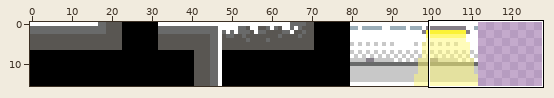
Sprite sheet: Sprites/pared_laboratorio.png. The picture above shows the old version from afar; the outline marks the close-up.
Close-up. As it was:
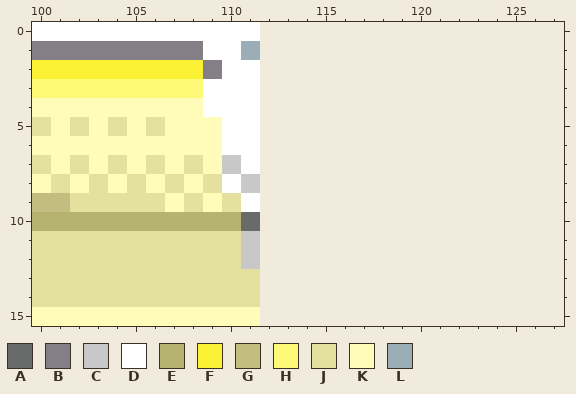
The file is 112x16 pixels. Shown: x 100..127, y 0..15. The old version is drawn lined up with the new one, on the new canvas.
Palette (. is transparent): A #696a6a  B #847e87  C #c8c8c8  D #ffffff  E #b6b371  F #fbf236  G #c3bd80  H #fff978  J #e4e19f  K #fffcba  L #9badb7
Pixels before, first column x 100:
 0 DDDDDDDDDDDD
 1 BBBBBBBBBDDL
 2 FFFFFFFFFBDD
 3 HHHHHHHHHDDD
 4 KKKKKKKKKDDD
 5 JKJKJKJKKKDD
 6 KKKKKKKKKKDD
 7 JKJKJKJKJKCD
 8 KJKJKJKJKJDC
 9 GGJJJJJKJKJD
10 EEEEEEEEEEEA
11 JJJJJJJJJJJC
12 JJJJJJJJJJJC
13 JJJJJJJJJJJJ
14 JJJJJJJJJJJJ
15 KKKKKKKKKKKK
After:
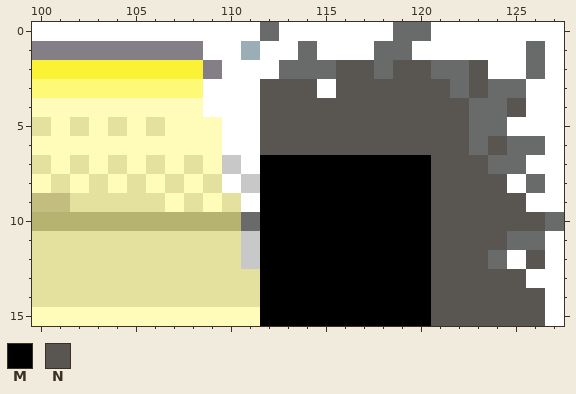
Colours new in this view: M #000000  N #595652
Diff:
canvas 112x16 -> 128x16
Changed rows in their new state; - is an unchanged pixel.
first column x 112:
 0 ADDDDDDAADDDDDDD
 1 DDADDDAADDDDDDAD
 2 DAAANNANNAANDDAD
 3 NNNDNNNNNNANAADD
 4 NNNNNNNNNNNAANDD
 5 NNNNNNNNNNNAADDD
 6 NNNNNNNNNNNANAAD
 7 MMMMMMMMMNNNAADD
 8 MMMMMMMMMNNNNDAD
 9 MMMMMMMMMNNNNNDD
10 MMMMMMMMMNNNNNNA
11 MMMMMMMMMNNNNAAD
12 MMMMMMMMMNNNADND
13 MMMMMMMMMNNNNNDD
14 MMMMMMMMMNNNNNND
15 MMMMMMMMMNNNNNND
